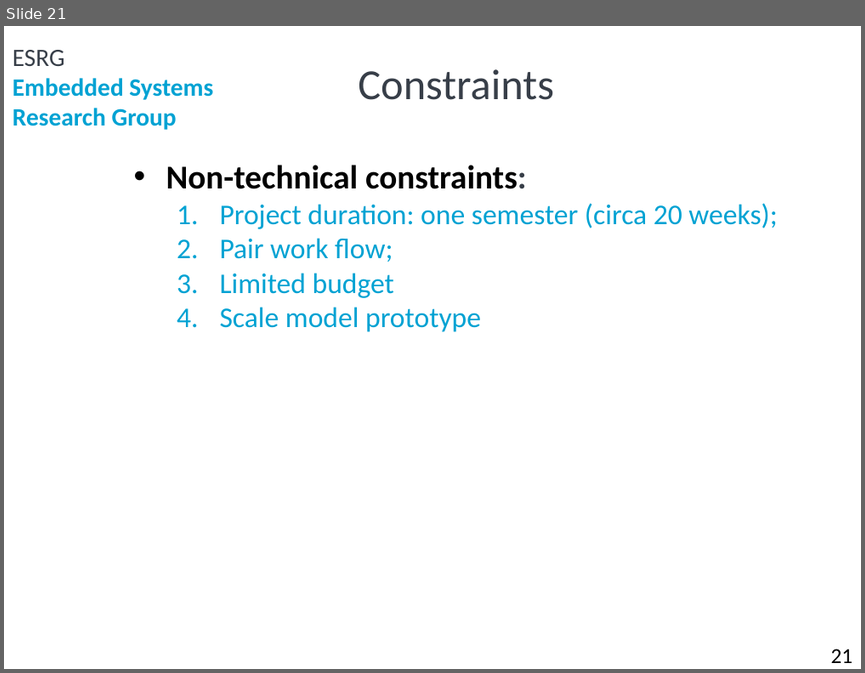
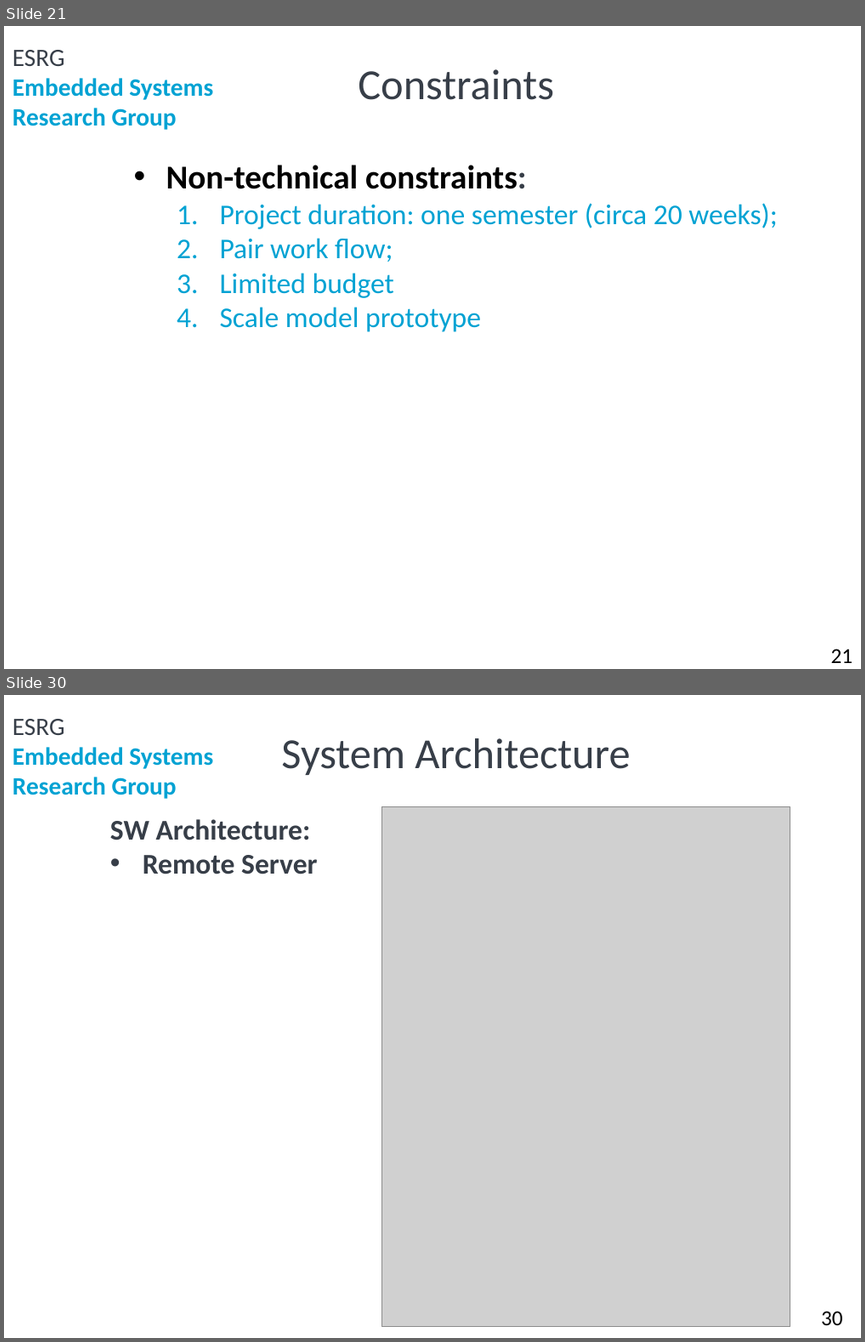
Before and after one commit to ElectroQuanta/MDO, a slide deck: Proj/presentations/Phase1_a50178_JosePires_a88258_HugoFreitas.pptx. Shown one above the other, each under a label of ours: slide 21 before the commit, slides 21 and 30 after it; the slides between them are not shown. The pictures are 865x673 and 865x1342 pixels, drawn with LibreOffice and Linux fonts; fonts in the diff are those of the drawing; grey boxes stand for pictures; background and template pictures are left out. Boxes give left, top, right and bottom in pixels: in the first picture for what was removed or moved away, otherwise in the second. Text is boxed around its words. In the diff, an @@ line names an element or a change of style, - is before the commit and + after.

```diff
--- a/Proj/presentations/Phase1_a50178_JosePires_a88258_HugoFreitas.pptx
+++ b/Proj/presentations/Phase1_a50178_JosePires_a88258_HugoFreitas.pptx
@@ slide 30 added at (4, 695, 861, 1338), background #FFFFFF; not listed: 2 template elements that a slide beside it also shows @@
@@ title added at (281, 738, 630, 775), 36 pt, text #373E48 @@
+System Architecture
@@ text added at (110, 819, 317, 874), 24 pt, text #373E48, bold @@
+SW Architecture:
+• Remote Server
@@ picture added at (382, 807, 790, 1326) @@
@@ page number added at (821, 1310, 843, 1325), 18 pt, text #000000 @@
+30
```
Also in this commit, not shown: 1 slide changed, 9 other slides added.
